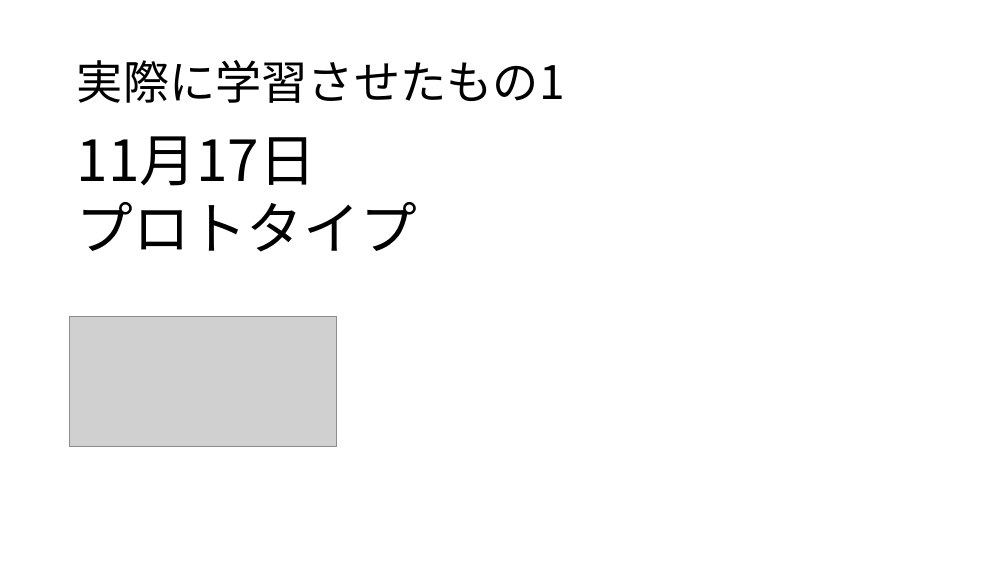
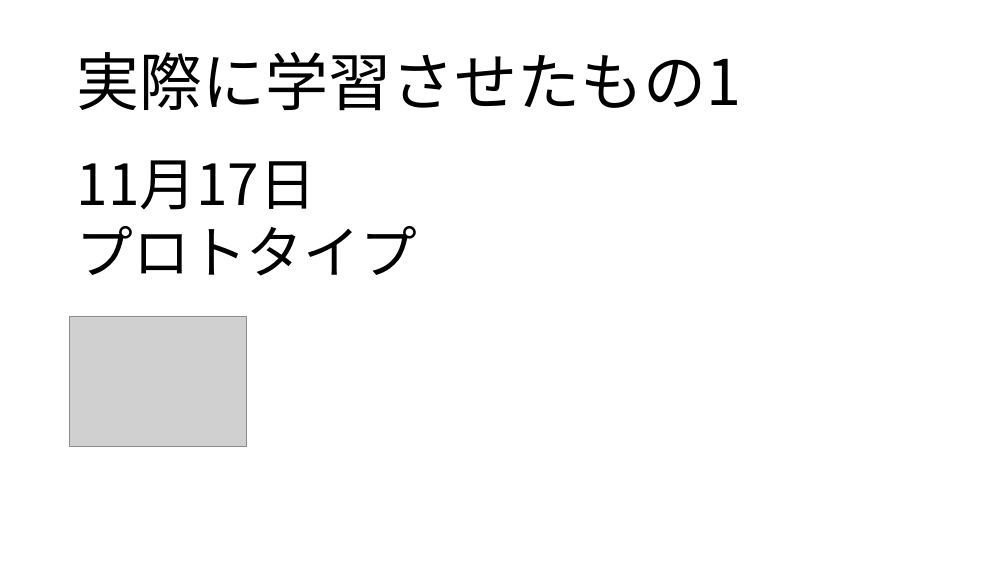
Before and after one commit to yoshitake266/bitComposer_prj, a slide deck: slide 9 of presentation/bit Composer2.pptx (slide 8 before the commit). Drawn at 1008x567 pixels with LibreOffice and Linux fonts; fonts in the diff are those of the drawing; grey boxes stand for pictures. Boxes give left, top, right and bottom in pixels: in the first picture for what was removed or moved away, otherwise in the second. Text is boxed around its words. In the diff, an @@ line names an element or a change of style, - is before the commit and + after.

```diff
--- a/presentation/bit Composer2.pptx
+++ b/presentation/bit Composer2.pptx
@@ title "実際に学習させたもの1" at [77,52,742,111]: size 44 to 60 pt @@
@@ text "11月17日": place and size @@
-text "11月17日" at [77,136,417,252]
+text "11月17日" at [77,160,417,276]
@@ picture: place and size @@
-picture at [70,316,337,446]
+picture at [70,316,247,446]
```
Also in this commit, not shown: 11 other slides changed, 2 slides added, 2 slides removed.
